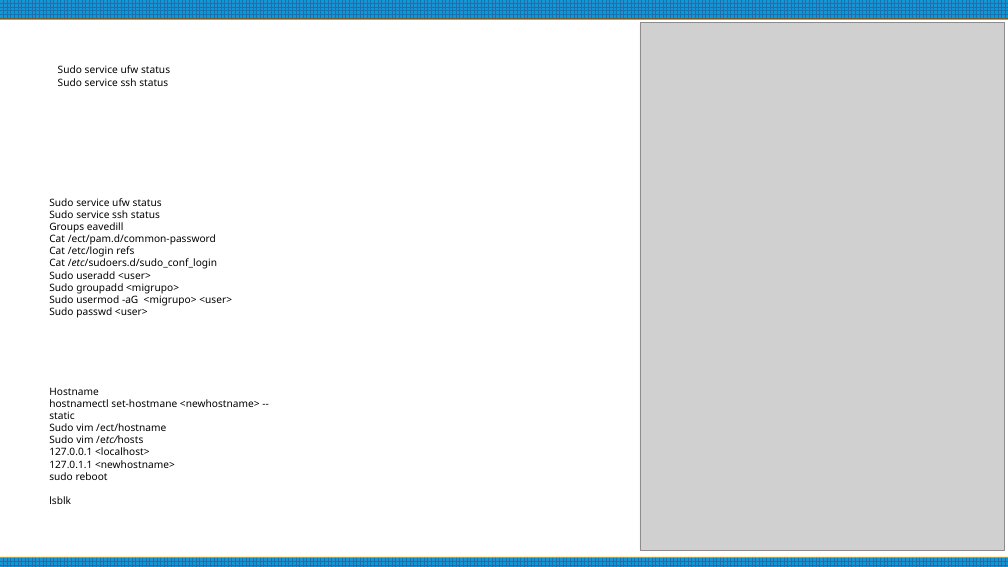
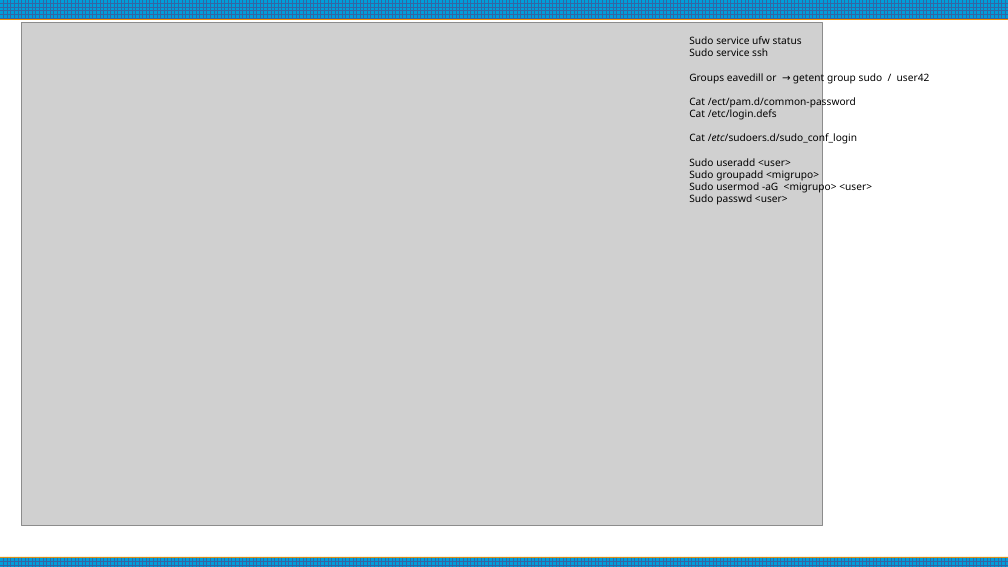
Before and after one commit to ErnestoAvedillo/42Barcelona, a slide deck: slide 8 of Born2beRoot/Comands to use.odp (slide 7 before the commit). Drawn at 1008x567 pixels with LibreOffice and Linux fonts; fonts in the diff are those of the drawing; grey boxes stand for pictures. Boxes give left, top, right and bottom in pixels: in the first picture for what was removed or moved away, otherwise in the second. Text is boxed around its words. In the diff, an @@ line names an element or a change of style, - is before the commit and + after.

```diff
--- a/Born2beRoot/Comands to use.odp
+++ b/Born2beRoot/Comands to use.odp
@@ picture: place and size @@
-picture at <box>640,23,1004,551</box>
+picture at <box>21,23,823,526</box>
@@ text "Sudo service ufw status": place and size @@
-text "Sudo service ufw status" at <box>49,198,232,318</box>
+text "Sudo service ufw status" at <box>689,36,930,205</box>
@@ text at <box>689,48,930,84</box>: text changed @@
-Sudo service ssh status
-Groups eavedill
+Sudo service ssh
+Groups eavedill or → getent group sudo / user42
@@ text removed at <box>58,65,170,86</box> @@
-Sudo service ufw status
-Sudo service ssh status
@@ text at <box>689,109,777,120</box>: text changed @@
-Cat /etc/login refs
+Cat /etc/login.defs
@@ text removed at <box>49,387,260,504</box> @@
-Hostname
-hostnamectl set-hostmane <newhostname> --static
-Sudo vim /ect/hostname
-Sudo vim /etc/hosts
-127.0.0.1 <localhost>
-127.0.1.1 <newhostname>
-sudo reboot
-lsblk
```
Also in this commit, not shown: 5 other slides changed, 5 slides added, 1 other file.
